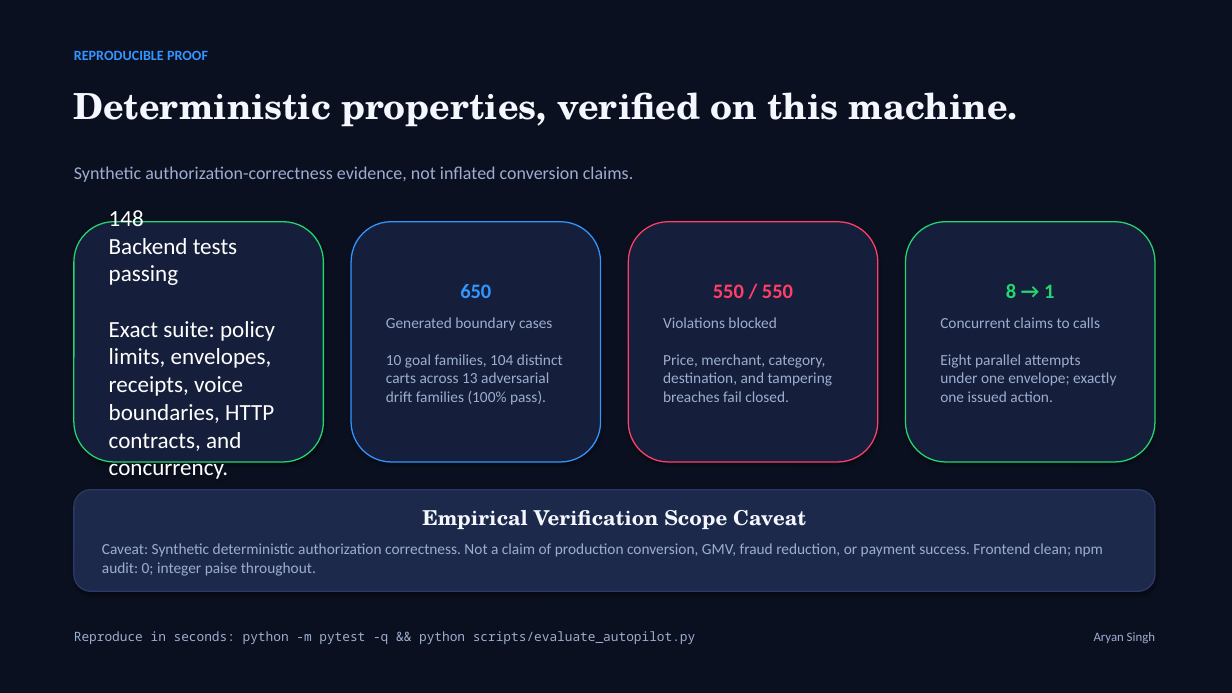
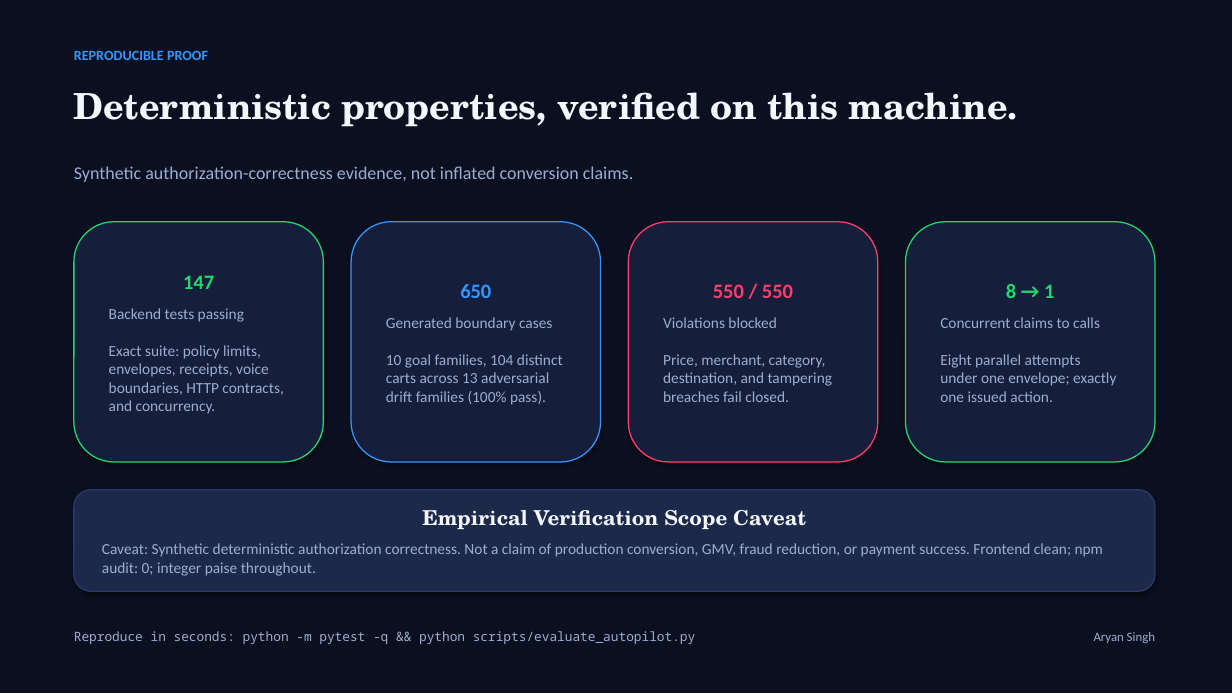
Before and after one commit to its-aryansingh/action-firewall, a slide deck: slide 8 of docs/Razorpay_Buildathon_Action_Firewall_Deck.pptx. Drawn at 1232x693 pixels with LibreOffice and Linux fonts; fonts in the diff are those of the drawing. Boxes give left, top, right and bottom in pixels: in the first picture for what was removed or moved away, otherwise in the second. Text is boxed around its words. In the diff, an @@ line names an element or a change of style, - is before the commit and + after.

Commit message:
docs: align pitch deck pptx test count with verified test suite

```diff
--- a/docs/Razorpay_Buildathon_Action_Firewall_Deck.pptx
+++ b/docs/Razorpay_Buildathon_Action_Firewall_Deck.pptx
@@ text in rounded rectangle at [183, 275, 214, 289]: text changed; size 18 to 16 pt; text colour #FFFFFF to #23D66F; bold on @@
-148
+147
@@ text in rounded rectangle at [109, 308, 283, 414]: size 18 to 12 pt, text colour #FFFFFF to #9CAED0 @@
```
Also in this commit, not shown: 2 other slides changed, 1 other file.
